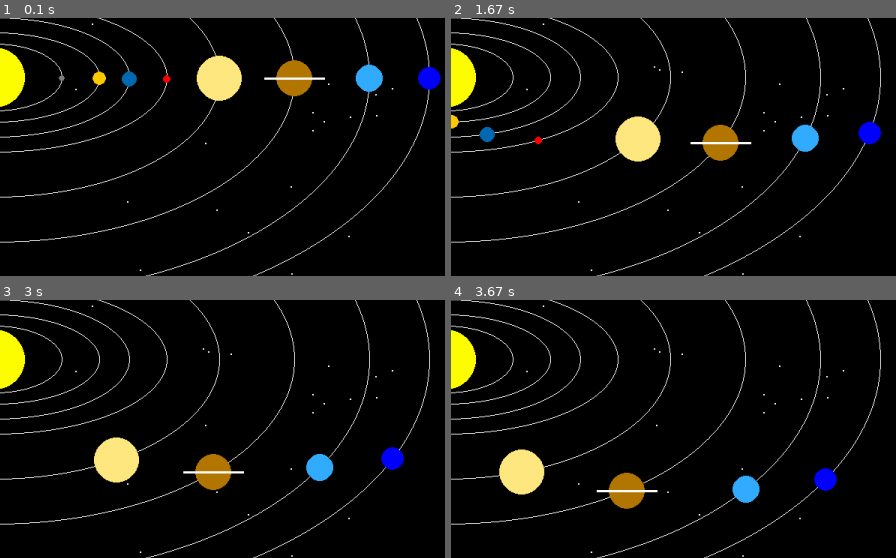
Above: before the commit, frames 1-4 (two rows, left to right).
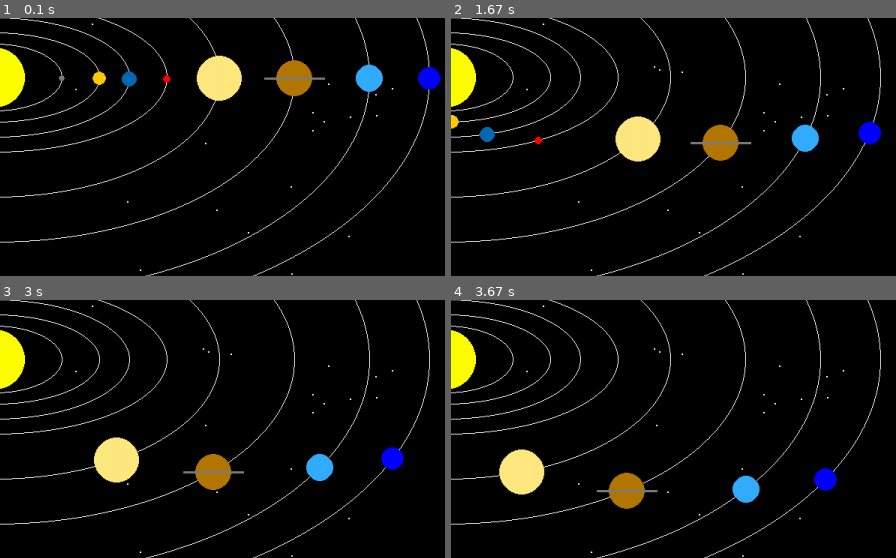
Above: after the commit, the same moments.

Repository: Procedurally-Generated-Human/Pygame-Solar-System
Game: pygame game, started from solar-system.py
The game is run twice, just before and just after one commit, with the same random seed, the same clock (stepped at 60 frames per second) and the same inputs.
Inputs:
- Up to frame 1 (0.1 s): no input
- Up to frame 2 (1.67 s): no input
- Up to frame 3 (3 s): no input
- Up to frame 4 (3.67 s): no input
The pictures show only the part of the screen within x 50-100%, y 39-89%; the shares and areas given below are measured in that part.

The runs differ from the first frame. In frame 1, 0.2% of the frame differs, in the area x 59-74%, y 22-25%; in frame 2, 0.2%, in the area x 53-68%, y 48-50%; in frame 3, 0.2%; in frame 4, 0.2%.

Commit message:
Update solar-system.py

Diff:
--- a/solar-system.py
+++ b/solar-system.py
@@ -25,7 +25,7 @@
             y1 = int(math.sin(self.degree * 2 * math.pi/360) * self.y_radius) + height/2
             pygame.draw.circle(window, self.color, (x1, y1), self.radius)
             if self.rings == True:
-                pygame.draw.line(window, white,(x1 - 40, y1),(x1 + 40, y1) ,3)
+                pygame.draw.line(window, grey,(x1 - 40, y1),(x1 + 40, y1) ,3)
 
     def draw_orbit(self):
             pygame.draw.ellipse(window, white, [width/2 - self.x_radius,height/2-self.y_radius,2*(self.x_radius),2*(self.y_radius)] ,1)
